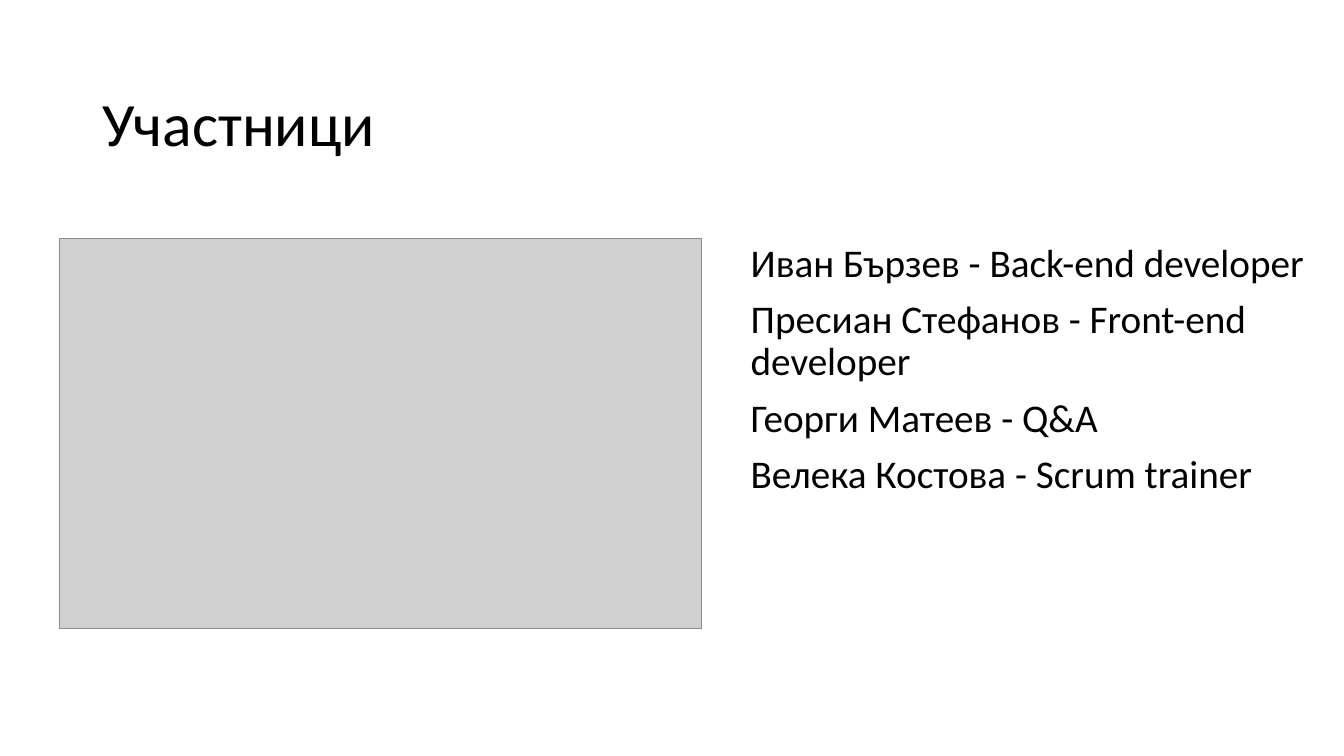
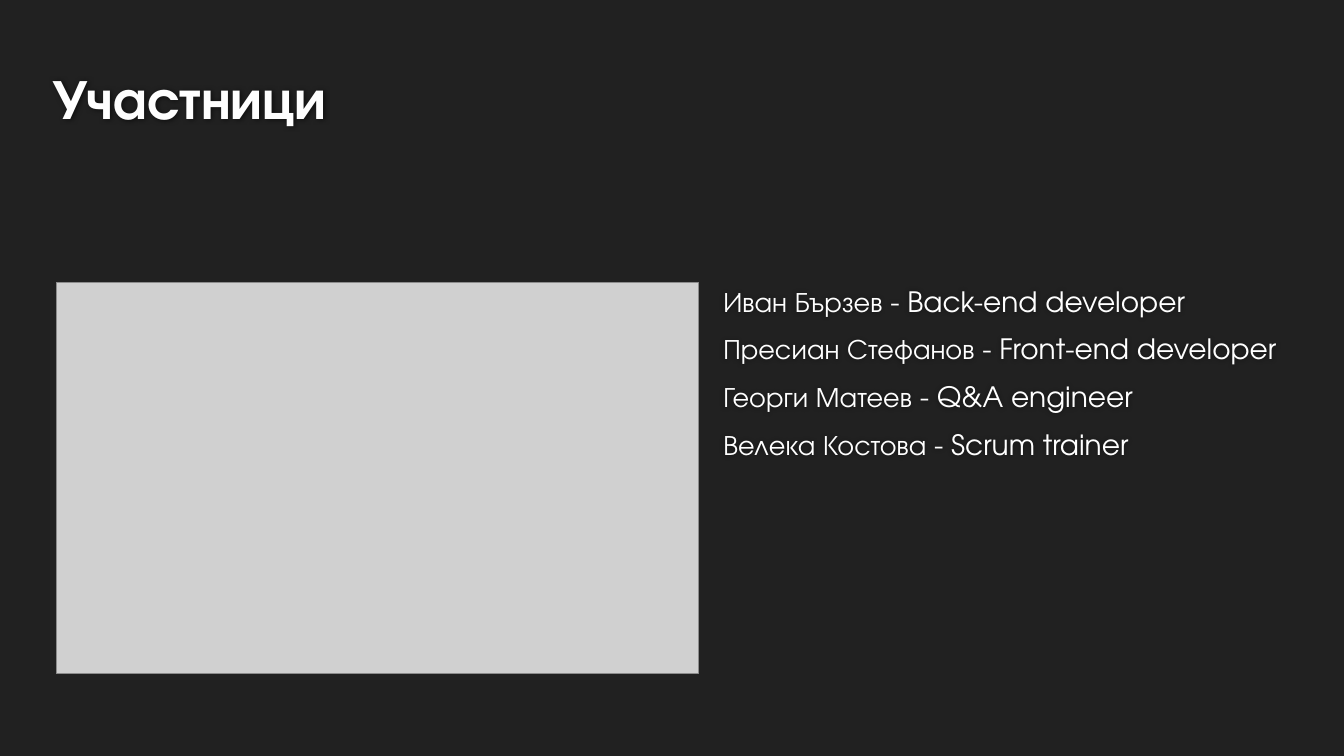
Before and after one commit to PSStefanov19/CBBA-6890, a slide deck: slide 2 of doc/Лабиринт.pptx. Drawn at 1344x756 pixels with LibreOffice and Linux fonts; fonts in the diff are those of the drawing; grey boxes stand for pictures; background and template pictures are left out. Boxes give left, top, right and bottom in pixels: in the first picture for what was removed or moved away, otherwise in the second. Text is boxed around its words. In the diff, an @@ line names an element or a change of style, - is before the commit and + after.

Commit message:
Add presentation

```diff
--- a/doc/Лабиринт.pptx
+++ b/doc/Лабиринт.pptx
@@ background #FFFFFF to #212121 @@
@@ title "Участници": place and size @@
-title "Участници" at [102,106,374,156]
+title "Участници" at [53,81,326,126]
@@ title "Участници" at [53,81,326,126]: size 44 to 40 pt, font Calibri to TeX Gyre Adventor, text colour #000000 to #FEFEFE, bold on; line spacing 0.9 to 1; vertical alignment middle to bottom @@
@@ text "Иван Бързев - Back-end developer": place and size @@
-text "Иван Бързев - Back-end developer" at [751,249,1304,489]
+text "Иван Бързев - Back-end developer" at [723,291,1277,456]
@@ text "Иван Бързев - Back-end developer" at [723,291,1277,456]: vertical alignment top to middle @@
@@ picture: place and size @@
-picture at [59,238,702,629]
+picture at [56,282,699,674]
@@ text at [723,291,1277,456]: size 28 to 20 pt, font Calibri to TeX Gyre Adventor, text colour #000000 to #FFFFFF in "Иван Бързев - Back-end developer", "Пресиан Стефанов - Front-end developer", "Велека Костова - Scrum trainer"; line spacing 0.9 to 1 @@
@@ text at [723,386,1133,413]: text changed; size 28 to 20 pt; font Calibri to TeX Gyre Adventor; text colour #000000 to #FFFFFF @@
-Георги Матеев - Q&A
+Георги Матеев - Q&A engineer
```
Also in this commit, not shown: 4 other slides changed, 1 slide added, 1 other file.
